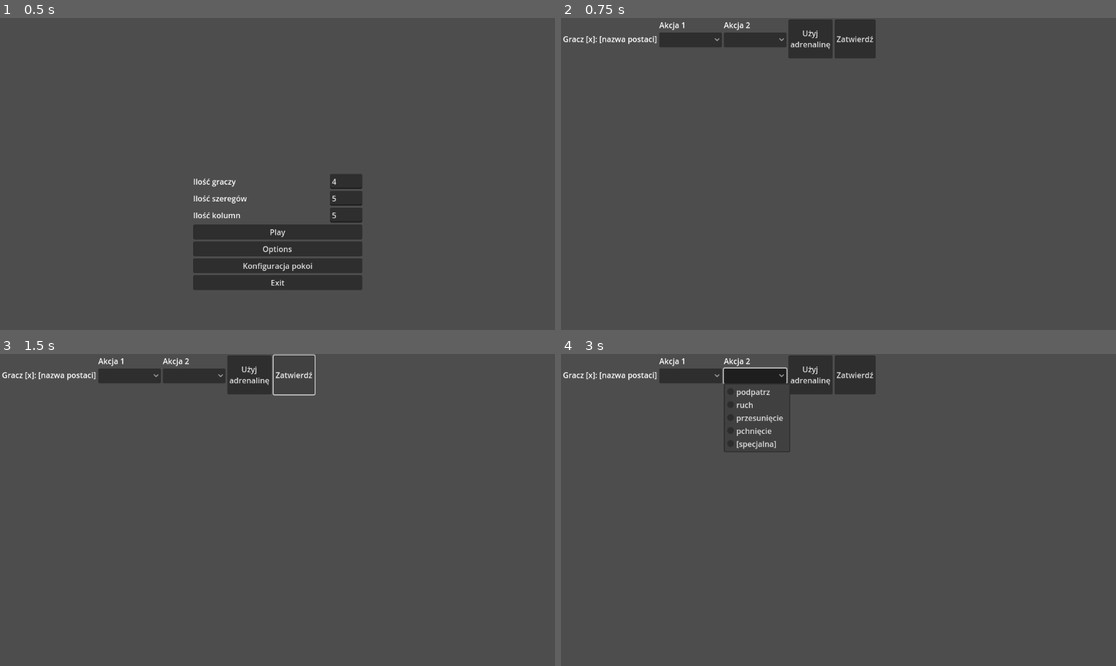
Above: before the commit, frames 1-4 (two rows, left to right).
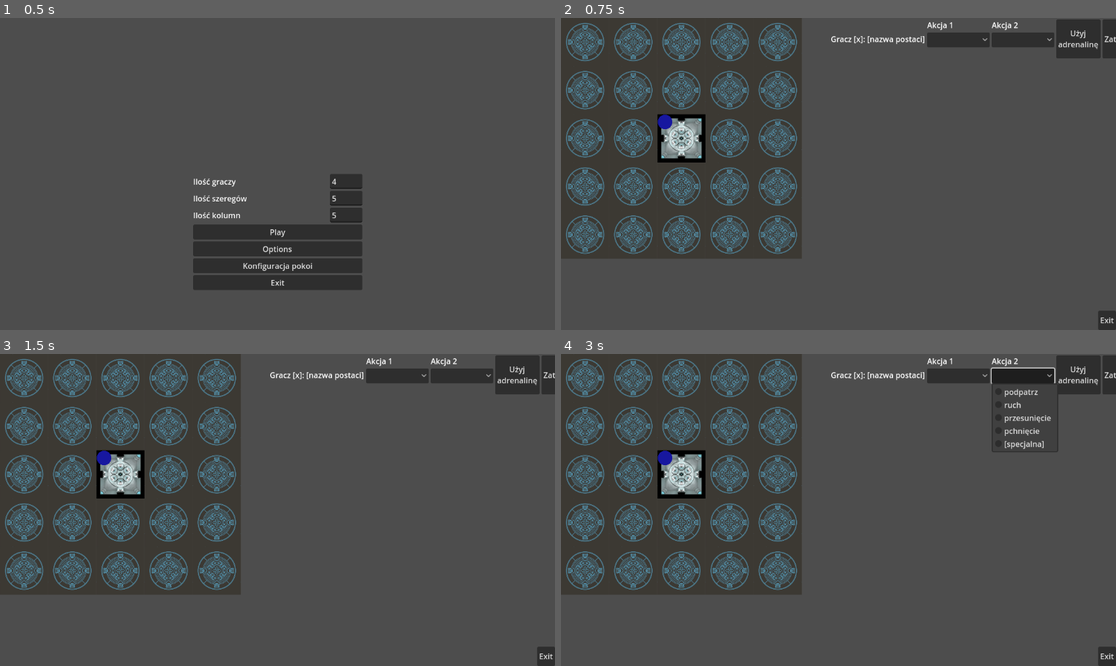
Above: after the commit, the same moments.

Repository: super12pl/strona25
Game: Godot game, scene res://scenes/Menu.tscn
Two runs of this game, one before a commit and one after it. Both use one fixed random seed, a clock stepped at 60 frames per second and the inputs below.
Inputs (mouse positions are in pixels of both pictures, inside the frame that each line leads up to; where the layout moved, square brackets give the same spot in the first picture):
- Up to frame 1 (0.5 s): no input
- Up to frame 2 (0.75 s): click "Play" at 0.5 s
- Up to frame 3 (1.5 s): click (294, 375) at 1.25 s, where only the run before the commit has a clickable "Zatwierdź"
- Up to frame 4 (3 s): click (960, 375) [688, 375] at 2 s; click (1021, 375) [755, 375] at 2.75 s

Frame 1 is identical in both runs. In frame 2, 31% of the frame differs, in the area x 0-100%, y 0-100%; in frame 3, 30%; in frame 4, 31%.

Commit message:
play wysyła do gry

Diff:
--- a/code/Menu.gd
+++ b/code/Menu.gd
@@ -13,7 +13,7 @@
 	global.players = int(gracze.text)
 	global.szeregi = int(szeregi.text)
 	global.kolumny = int(kolumny.text)
-	get_tree().change_scene_to_file("res://scenes//WybierzAkcje.tscn")
+	get_tree().change_scene_to_file("res://scenes//gra.tscn")
 
 func _on_options_pressed():
 	get_tree().change_scene_to_file("res://scenes//options.tscn")
--- a/code/WybierzAkcje.gd
+++ b/code/WybierzAkcje.gd
@@ -59,8 +59,6 @@
 		Action3choice.select(-1)
 
 func _confirm():
-	var actions = []
-	player_actions.emit(actions)
 	print("gufa")
 	#nwm co ma sie dziać po zatwierdzeniu wiec zostawiam
 	if (Action3label.text != "Akcja 3" && Action1choice.get_selected_id() != -1 && Action2choice.get_selected_id() != -1) || (Action3label.text == "Akcja 3" && Action1choice.get_selected_id() != -1 && Action2choice.get_selected_id() != -1 && Action3choice.get_selected_id() != -1):
@@ -70,3 +68,4 @@
 		else:
 			wybraneRuchy = [Action1choice.get_selected_id(), Action2choice.get_selected_id(), Action3choice.get_selected_id()]
 		global.wybraneRuchy = wybraneRuchy
+		player_actions.emit(wybraneRuchy)
